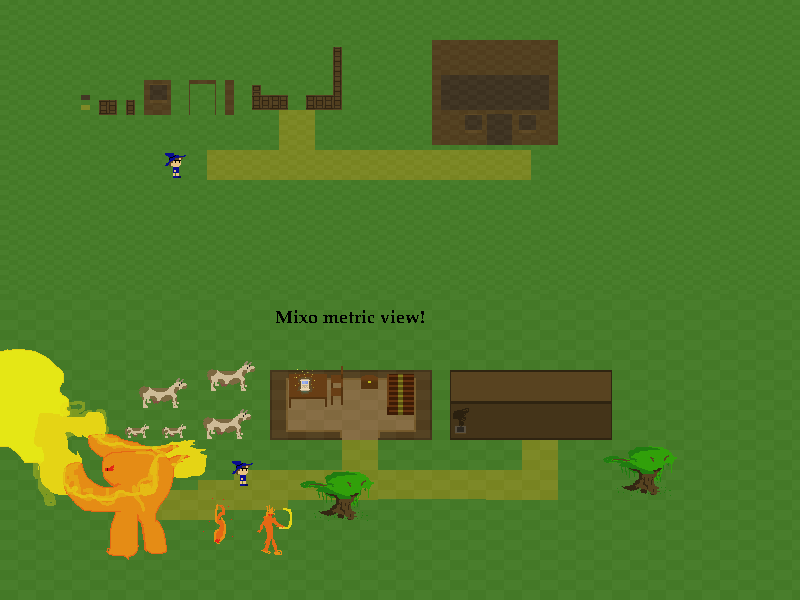
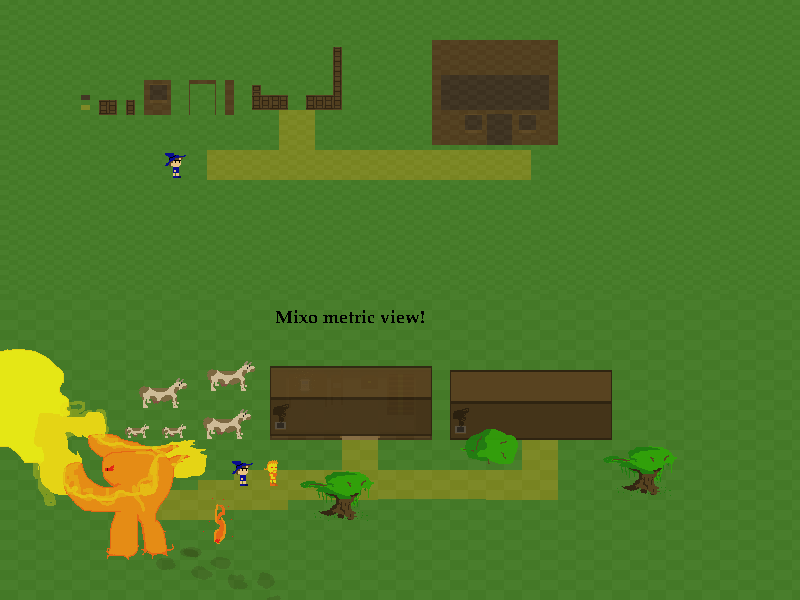
Layered file, before and after one edit (800px x 600px). Changes by layer:
"New Layer#1": opacity 0% → 93% over 270, 366, 518, 464
painted on "Pasted Layer" over 107, 460, 292, 600
